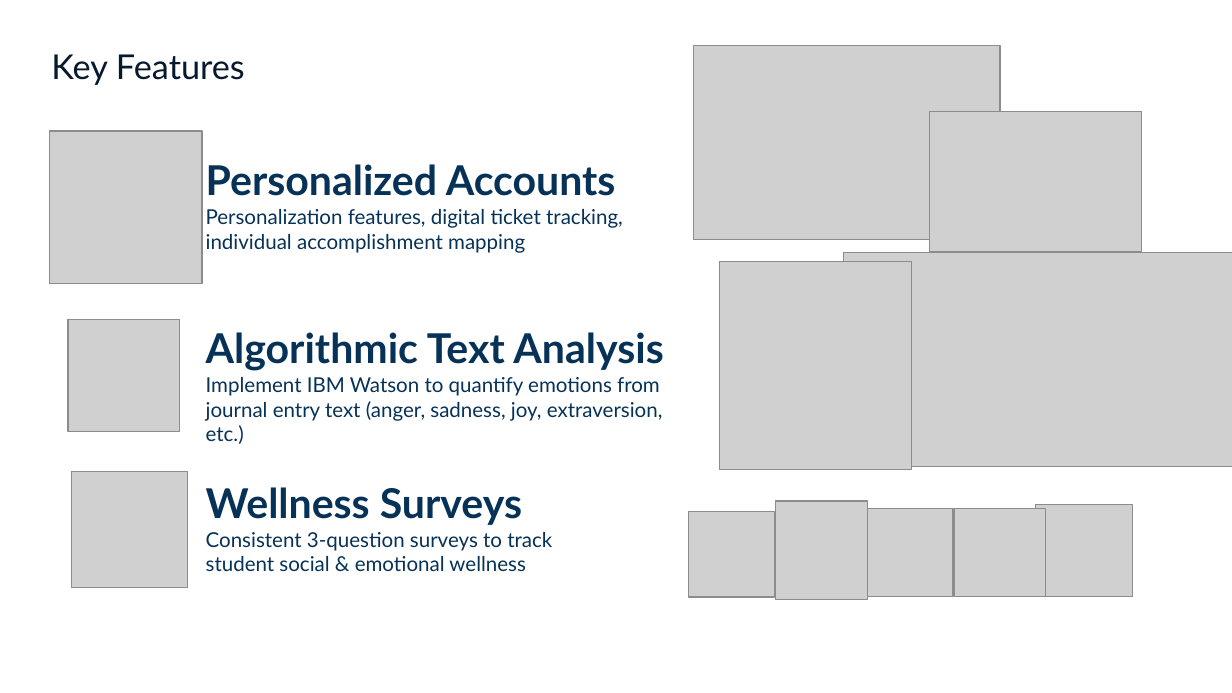
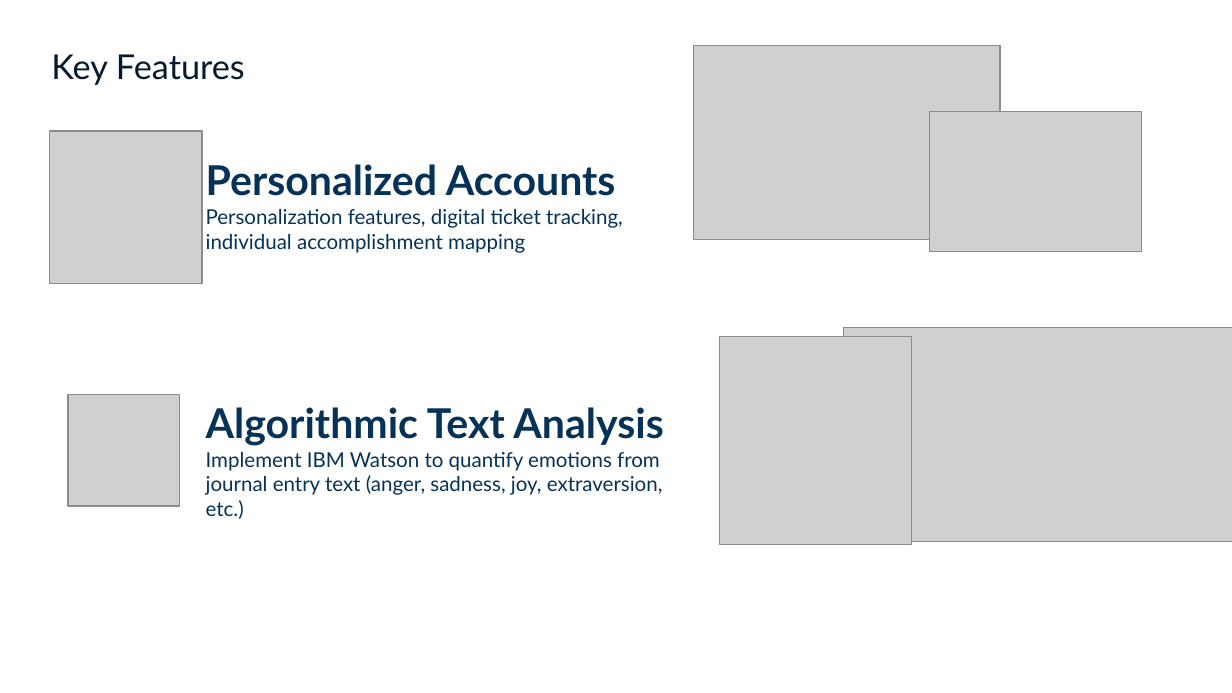
Before and after one commit to jwarfield/Code-For-Good-2017, a slide deck: slide 2 of Presentation/team-15-Presentation.pptx. Drawn at 1232x693 pixels with LibreOffice and Linux fonts; fonts in the diff are those of the drawing; grey boxes stand for pictures; background and template pictures are left out. Boxes give left, top, right and bottom in pixels: in the first picture for what was removed or moved away, otherwise in the second. Text is boxed around its words. In the diff, an @@ line names an element or a change of style, - is before the commit and + after.

```diff
--- a/Presentation/team-15-Presentation.pptx
+++ b/Presentation/team-15-Presentation.pptx
@@ 3 pictures, 1 text: place and size @@
-3 pictures, 1 text at [68, 253, 1232, 469]
+3 pictures, 1 text at [68, 328, 1232, 545]
@@ picture removed at [71, 472, 187, 588] @@
@@ text removed at [206, 487, 552, 571] @@
-Wellness Surveys
-Consistent 3-question surveys to track student social & emotional wellness
@@ picture removed at [776, 501, 867, 600] @@
@@ picture removed at [867, 509, 954, 596] @@
@@ picture removed at [955, 509, 1046, 596] @@
@@ picture removed at [1035, 504, 1132, 596] @@
@@ picture removed at [689, 511, 775, 598] @@
```
Also in this commit, not shown: 2 other slides changed.
